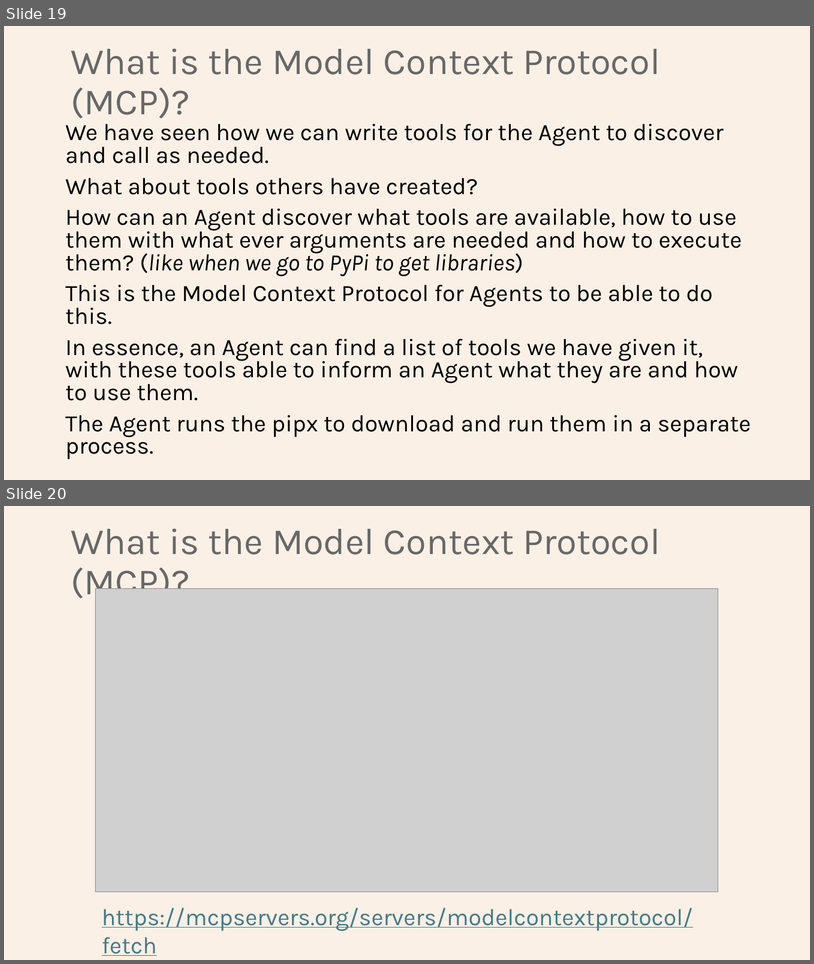
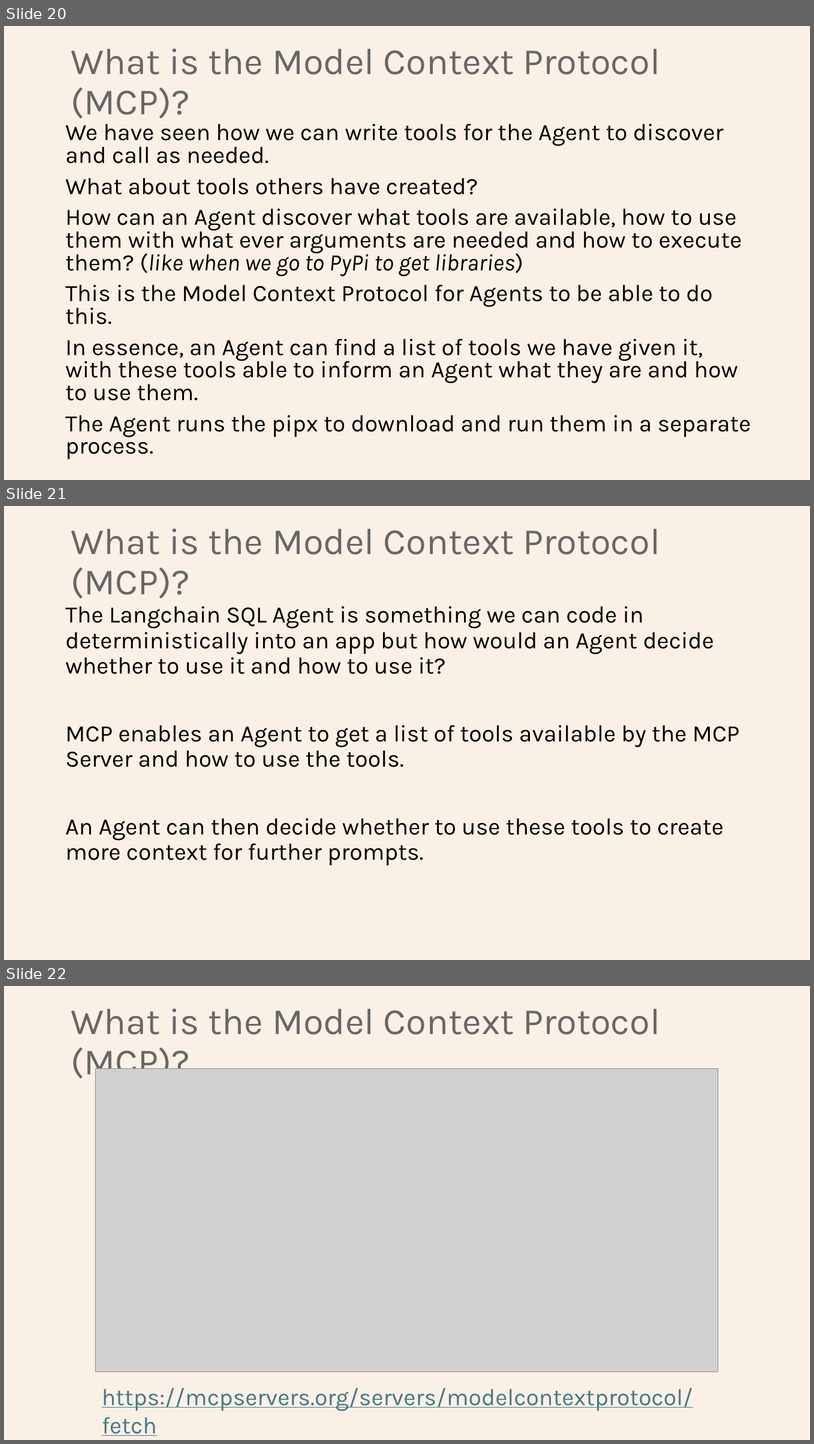
Before and after one commit to Python-Test-Engineer/earl2025, a slide deck: AI_Agents_in_the_Data_Pipeline.pptx. Shown one above the other, each under a label of ours: slides 19 and 20 before the commit, slides 20, 21 and 22 after it. The pictures are 814x964 and 814x1444 pixels, drawn with LibreOffice and Linux fonts; fonts in the diff are those of the drawing; grey boxes stand for pictures. Boxes give left, top, right and bottom in pixels: in the first picture for what was removed or moved away, otherwise in the second. Text is boxed around its words. In the diff, an @@ line names an element or a change of style, - is before the commit and + after.

Commit message:
pptx

```diff
--- a/AI_Agents_in_the_Data_Pipeline.pptx
+++ b/AI_Agents_in_the_Data_Pipeline.pptx
@@ slide 21 added at box(4, 506, 810, 960), background #FAF0E6 @@
@@ title added at box(71, 528, 660, 598), 44 pt, text #676767 @@
+What is the Model Context Protocol (MCP)?
@@ text added at box(65, 606, 740, 865), 28 pt, text #000000 @@
+The Langchain SQL Agent is something we can code in deterministically into an app but how would an Agent decide whether to use it and how to use it?
+MCP enables an Agent to get a list of tools available by the MCP Server and how to use the tools.
+An Agent can then decide whether to use these tools to create more context for further prompts.
@@ what was slide 19 is now slide 20 @@
@@ what was slide 20 is now slide 22 @@
```
Also in this commit, not shown: 1 other slide added, 1 other file.
